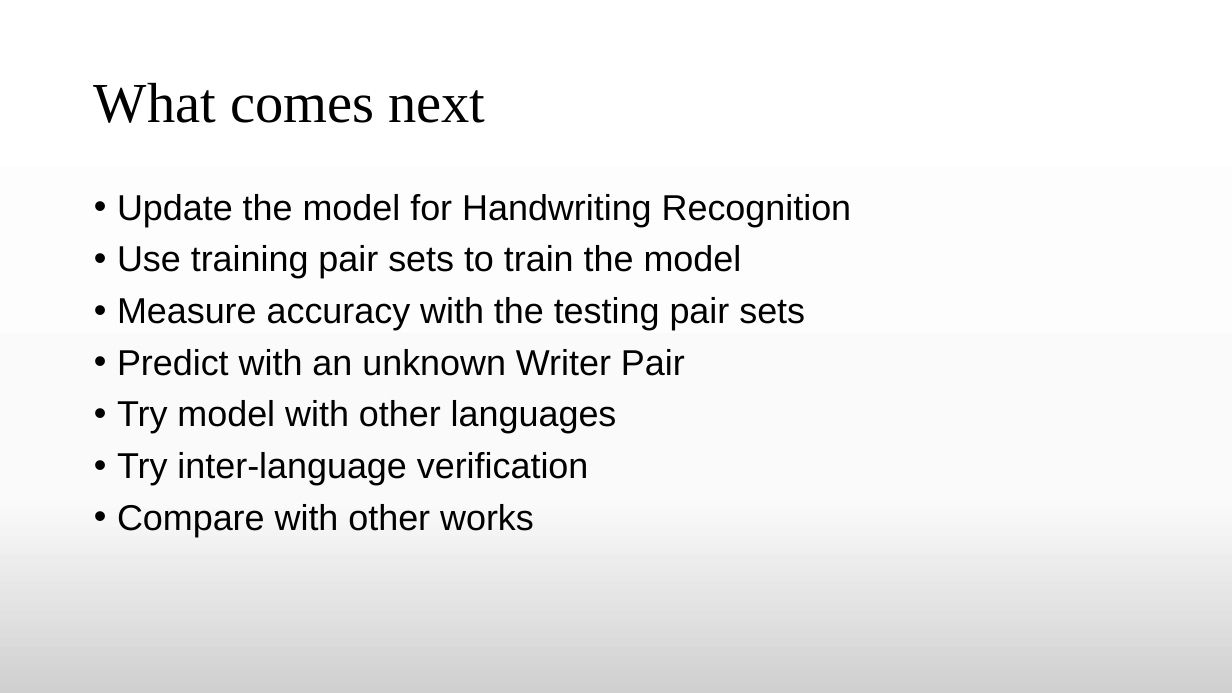
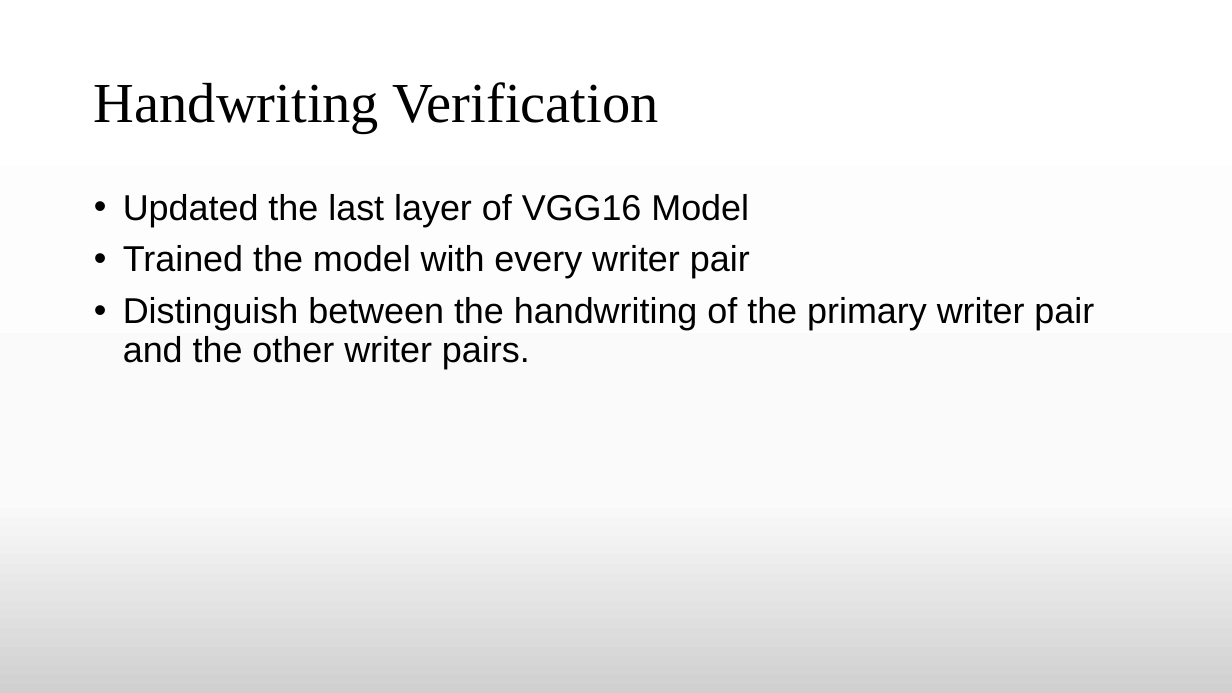
Before and after one commit to TheAnonymousMan/local-language-recognition-gcelt-class-2021, a slide deck: slide 23 of Documentation/4th Year Project Presentation.pptx (slide 24 before the commit). Drawn at 1232x693 pixels with LibreOffice and Linux fonts; fonts in the diff are those of the drawing. Boxes give left, top, right and bottom in pixels: in the first picture for what was removed or moved away, otherwise in the second. Text is boxed around its words. In the diff, an @@ line names an element or a change of style, - is before the commit and + after.

```diff
--- a/Documentation/4th Year Project Presentation.pptx
+++ b/Documentation/4th Year Project Presentation.pptx
@@ title at <box>94,82,658,133</box>: text changed @@
-What comes next
+Handwriting Verification
@@ text at <box>123,194,1094,369</box>: text changed @@
-• Update the model for Handwriting Recognition
-• Use training pair sets to train the model
-• Measure accuracy with the testing pair sets
-• Predict with an unknown Writer Pair
-• Try model with other languages
-• Try inter-language verification
-• Compare with other works
+• Updated the last layer of VGG16 Model
+• Trained the model with every writer pair
+• Distinguish between the handwriting of the primary writer pair and the other writer pairs.
```
Also in this commit, not shown: 4 other slides changed, 9 slides added, 3 other files.
